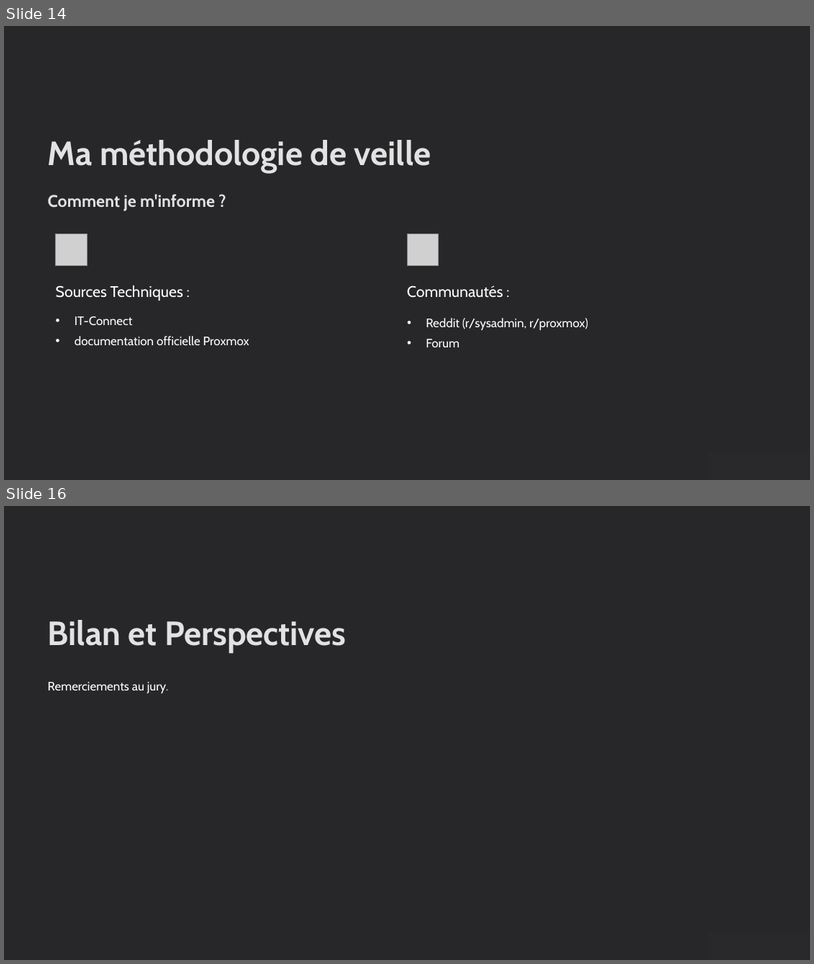
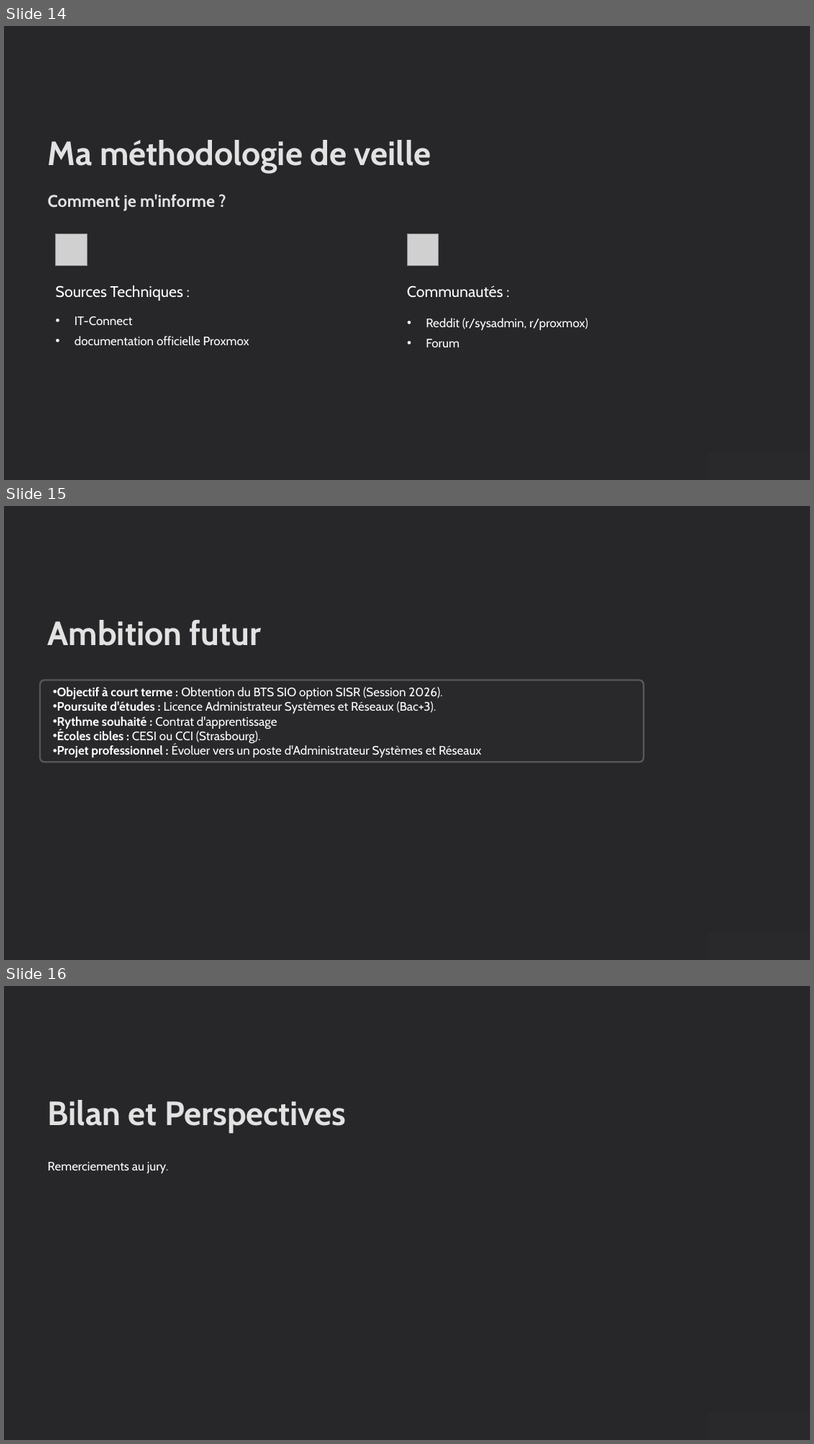
Before and after one commit to theocyx/theocyx, a slide deck: Diaporama_E5_Theo_Cayeux.pptx. Shown one above the other, each under a label of ours: slides 14 and 16 before the commit, slides 14, 15 and 16 after it; the slides between them are not shown. The pictures are 814x964 and 814x1444 pixels, drawn with LibreOffice and Linux fonts; fonts in the diff are those of the drawing; grey boxes stand for pictures; background and template pictures are left out. Boxes give left, top, right and bottom in pixels: in the first picture for what was removed or moved away, otherwise in the second. Text is boxed around its words. In the diff, an @@ line names an element or a change of style, - is before the commit and + after.

```diff
--- a/Diaporama_E5_Theo_Cayeux.pptx
+++ b/Diaporama_E5_Theo_Cayeux.pptx
@@ slide 15 added at <box>4,506,810,960</box>, background picture (left out); not listed: 1 template element that a slide beside it also shows @@
@@ text added at <box>48,620,261,646</box>, 48 pt, text gradient #FFFFFF to #E3E3E3, bold @@
+Ambition futur
@@ rounded rectangle added at <box>40,680,644,762</box>, fill #2A2A2D at 95% opacity, outline #56565B 2.4 pt @@
@@ text added at <box>57,687,482,757</box>, 17.5 pt, text #FFFFFF @@
+• Objectif à court terme : Obtention du BTS SIO option SISR (Session 2026).
+• Poursuite d'études : Licence Administrateur Systèmes et Réseaux (Bac+3).
+• Rythme souhaité : Contrat d'apprentissage
+• Écoles cibles : CESI ou CCI (Strasbourg).
+• Projet professionnel : Évoluer vers un poste d'Administrateur Systèmes et Réseaux
@@ rectangle added at <box>708,932,810,960</box>, fill #29292C @@
```
Also in this commit, not shown: 1 slide removed.
